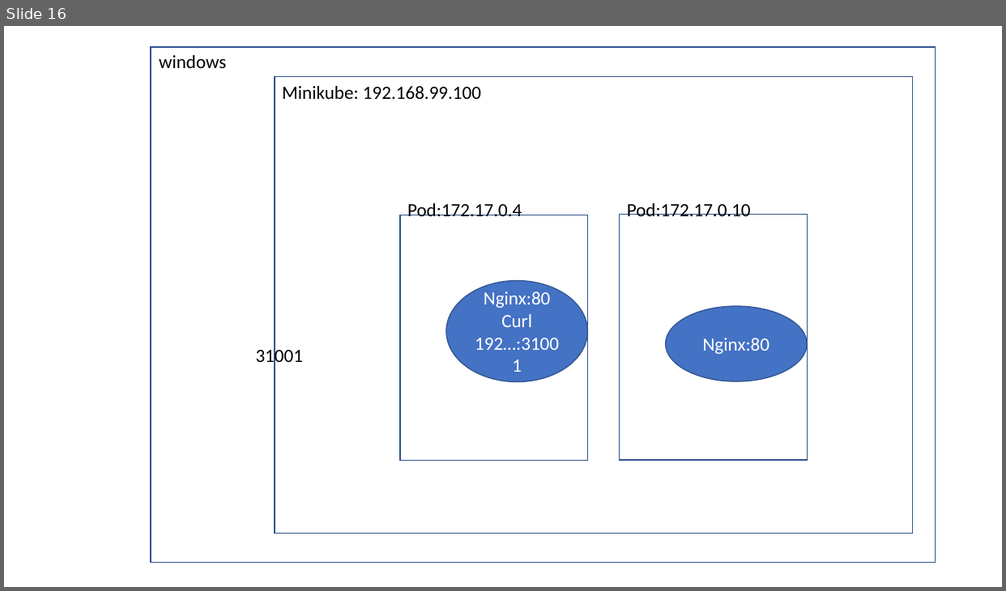
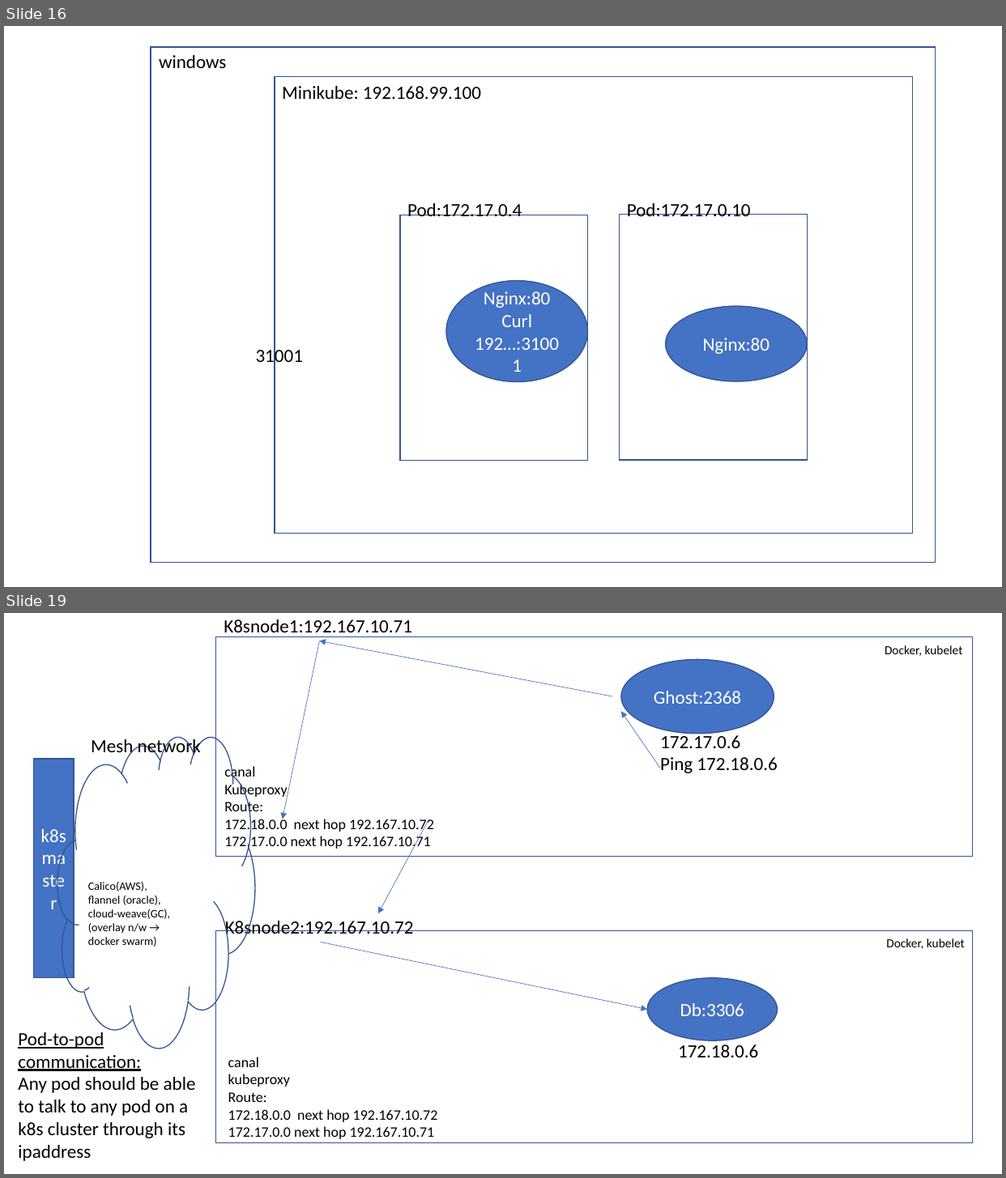
Before and after one commit to AdityaSP/ora-sep16-dock-kube, a slide deck: rough-diag.pptx. Shown one above the other, each under a label of ours: slide 16 before the commit, slides 16 and 19 after it; the slides between them are not shown. The pictures are 1006x591 and 1006x1178 pixels, drawn with LibreOffice and Linux fonts; fonts in the diff are those of the drawing. Boxes give left, top, right and bottom in pixels: in the first picture for what was removed or moved away, otherwise in the second. Text is boxed around its words. In the diff, an @@ line names an element or a change of style, - is before the commit and + after.

```diff
--- a/rough-diag.pptx
+++ b/rough-diag.pptx
@@ slide 19 added at bbox=[4, 613, 1002, 1174], background #FFFFFF @@
@@ text added at bbox=[224, 619, 412, 637], 18 pt, text #000000 @@
+K8snode1:192.167.10.71
@@ rectangle added at bbox=[216, 637, 973, 856], outline #325491 1 pt @@
@@ arrow added from (319, 641) to (283, 819), #4472C4 0.5 pt @@
@@ arrow added from (612, 697) to (319, 641), #4472C4 0.5 pt @@
@@ ellipse added at bbox=[621, 659, 774, 734], fill #4472C4, outline #325491 1 pt, 18 pt, text #FFFFFF @@
+Ghost:2368
@@ text added at bbox=[884, 645, 963, 656], 12 pt, text #000000 @@
+Docker, kubelet
@@ arrow added from (661, 769) to (621, 711), #4472C4 0.5 pt @@
@@ text added at bbox=[660, 732, 777, 773], 18 pt, text #000000 @@
+172.17.0.6
+Ping 172.18.0.6
@@ cloud added at bbox=[58, 736, 256, 1048], outline #325491 1 pt @@
@@ text added at bbox=[91, 736, 201, 757], 18 pt, text #000000 @@
+Mesh network
@@ rectangle added at bbox=[34, 759, 74, 978], fill #4472C4, outline #325491 1 pt, 18 pt, text #FFFFFF @@
+k8smaster
@@ text added at bbox=[224, 765, 434, 851], 14 pt, text #000000 @@
+canal
+Kubeproxy
+Route:
+172.18.0.0 next hop 192.167.10.72
+172.17.0.0 next hop 192.167.10.71
@@ arrow added from (429, 819) to (378, 914), #4472C4 0.5 pt @@
@@ text added at bbox=[88, 882, 170, 947], 11 pt, text #000000 @@
+Calico(AWS), flannel (oracle), cloud-weave(GC), (overlay n/w → docker swarm)
@@ text added at bbox=[225, 918, 414, 939], 18 pt, text #000000 @@
+K8snode2:192.167.10.72
@@ rectangle added at bbox=[216, 931, 973, 1143], outline #325491 1 pt @@
@@ arrow added from (321, 943) to (647, 1010), #4472C4 0.5 pt @@
@@ text added at bbox=[886, 939, 965, 949], 12 pt, text #000000 @@
+Docker, kubelet
@@ ellipse added at bbox=[647, 978, 778, 1041], fill #4472C4, outline #325491 1 pt, 18 pt, text #FFFFFF @@
+Db:3306
@@ text added at bbox=[18, 1033, 196, 1161], 18 pt, text #000000 @@
+Pod-to-pod communication:
+Any pod should be able to talk to any pod on a k8s cluster through its ipaddress
@@ text added at bbox=[678, 1045, 758, 1058], 18 pt, text #000000 @@
+172.18.0.6
@@ text added at bbox=[228, 1057, 438, 1139], 14 pt, text #000000 @@
+canal
+kubeproxy
+Route:
+172.18.0.0 next hop 192.167.10.72
+172.17.0.0 next hop 192.167.10.71
```
Also in this commit, not shown: 1 slide changed, 6 other slides added, 2 other files.
